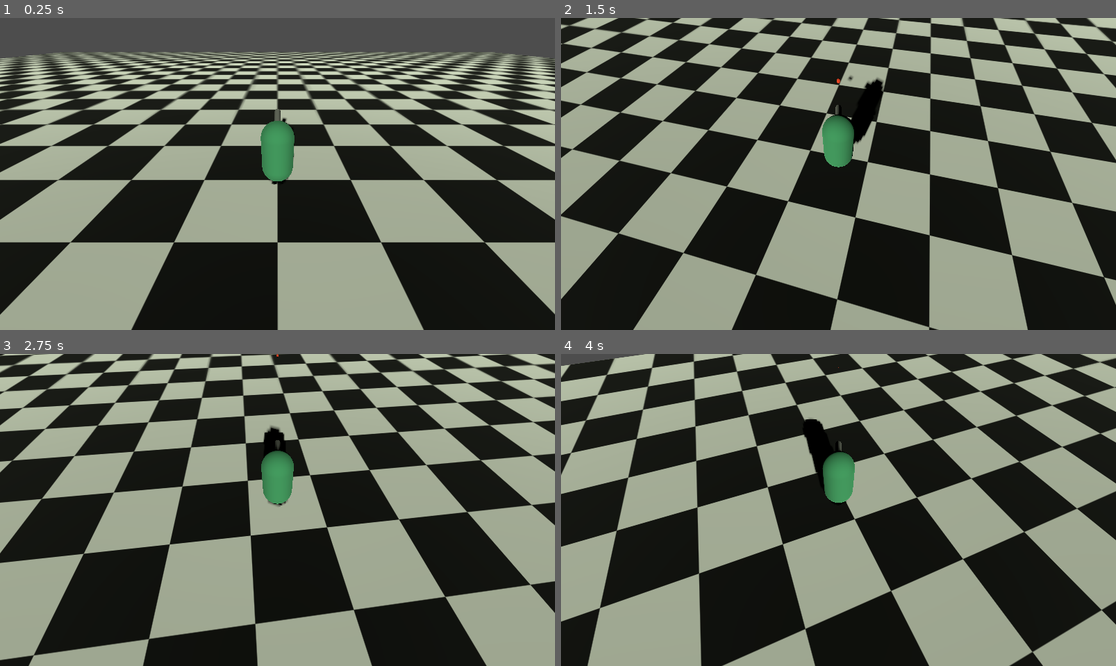
Above: before the commit, frames 1-4 (two rows, left to right).
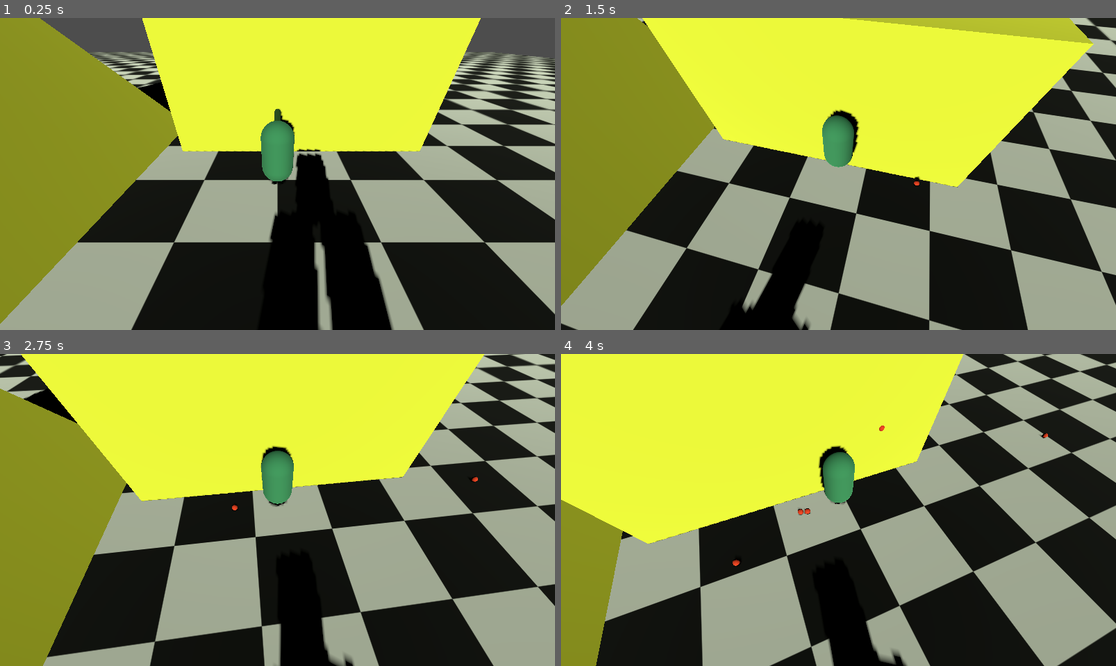
Above: after the commit, the same moments.

Repository: franciszekwojnowicz/simple-battlefield-simulator
Game: Godot game, scene res://content/main.tscn
Two runs of this game, one before a commit and one after it. Both use one fixed random seed, a clock stepped at 60 frames per second and the inputs below.
Inputs (mouse positions are in pixels of both pictures, inside the frame that each line leads up to):
- Up to frame 1 (0.25 s): no input
- Up to frame 2 (1.5 s): move the mouse to (866, 174) at 0.52 s; hold Up (move_forward) from 0.53 s (still down); click (866, 174) at 0.6 s; tap Space (jump) at 0.77 s; move the mouse to (810, 174) at 1.27 s; click (810, 174) at 1.35 s
- Up to frame 3 (2.75 s): keep holding Up (move_forward); tap Space (jump) at 1.52 s; move the mouse to (288, 503) at 2.02 s; click (288, 503) at 2.1 s
- Up to frame 4 (4 s): keep holding Up (move_forward); move the mouse to (832, 516) at 2.77 s; click (832, 516) at 2.85 s; tap Space (jump) at 3.02, 3.77 s; move the mouse to (877, 513) at 3.52 s; click (877, 513) at 3.6 s

The runs differ from the first frame. In frame 1, 45% of the frame differs, in the area x 0-87%, y 0-100%; in frame 2, 95%, in the area x 0-100%, y 0-100%; in frame 3, 49%; in frame 4, 89%.

Commit message:
feat: demo test scene

Diff:
--- a/content/items/bullet.gd
+++ b/content/items/bullet.gd
@@ -5,3 +5,10 @@
 
 func _ready():
 	linear_velocity = direction * speed
+	await get_tree().create_timer(15).timeout
+	continuous_cd = true
+	queue_free()
+
+func _physics_process(delta: float) -> void:
+	if linear_velocity.length() > 0:
+		look_at(global_transform.origin + linear_velocity, Vector3.UP)
--- a/content/items/bullet.tscn
+++ b/content/items/bullet.tscn
@@ -3,6 +3,7 @@
 [ext_resource type="Script" uid="uid://cu7bc5lr7o6dy" path="res://content/items/bullet.gd" id="1_wj5yo"]
 
 [sub_resource type="SphereShape3D" id="SphereShape3D_dt4gv"]
+margin = 0.02
 radius = 0.1
 
 [sub_resource type="StandardMaterial3D" id="StandardMaterial3D_wj5yo"]
@@ -16,6 +17,7 @@
 [node name="Bullet" type="RigidBody3D"]
 collision_layer = 2
 collision_mask = 2
+input_ray_pickable = false
 mass = 0.386
 script = ExtResource("1_wj5yo")
 speed = 30.0
--- a/content/items/cannon.tscn
+++ b/content/items/cannon.tscn
@@ -1,6 +1,10 @@
-[gd_scene load_steps=2 format=3 uid="uid://0r5x1oeoxato"]
+[gd_scene load_steps=3 format=3 uid="uid://0r5x1oeoxato"]
+
+[sub_resource type="StandardMaterial3D" id="StandardMaterial3D_6qbfq"]
+albedo_color = Color(0.19088918, 0.37845868, 0.14423311, 1)
 
 [sub_resource type="CylinderMesh" id="CylinderMesh_6qbfq"]
+material = SubResource("StandardMaterial3D_6qbfq")
 top_radius = 0.1
 bottom_radius = 0.1
 height = 1.5
--- a/content/main.tscn
+++ b/content/main.tscn
@@ -1,8 +1,10 @@
-[gd_scene load_steps=7 format=3 uid="uid://dfmad6lf0cfnh"]
+[gd_scene load_steps=9 format=3 uid="uid://dfmad6lf0cfnh"]
 
 [ext_resource type="Script" uid="uid://ch5xha7t6chia" path="res://content/main.gd" id="1_cc6s6"]
 [ext_resource type="PackedScene" uid="uid://cq4wu0fq0jen8" path="res://content/player_demo.tscn" id="1_yqvsc"]
 [ext_resource type="Texture2D" uid="uid://cj3mu83fv820" path="res://assets/textures/board.png" id="4_3sd65"]
+[ext_resource type="PackedScene" uid="uid://dqrgial2qqpwq" path="res://content/meshes/solide_cube.tscn" id="4_k03jb"]
+[ext_resource type="PackedScene" uid="uid://cj0xuq1oqxtb1" path="res://content/meshes/rigid_cube.tscn" id="5_k03jb"]
 
 [sub_resource type="StandardMaterial3D" id="StandardMaterial3D_k03jb"]
 albedo_texture = ExtResource("4_3sd65")
@@ -35,3 +37,44 @@
 transform = Transform3D(0.97585917, 0.20248428, -0.08184745, -0.163072, 0.9248273, 0.3436597, 0.14528044, -0.32201645, 0.9355207, 0, 4.0627184, 5.6522913)
 light_color = Color(0.94937617, 1, 0.8717683, 1)
 shadow_enabled = true
+
+[node name="Meshes" type="Node3D" parent="."]
+
+[node name="SolideCube" parent="Meshes" instance=ExtResource("4_k03jb")]
+transform = Transform3D(10, 0, 0, 0, 10, 0, 0, 0, 10, 1, 0, -7)
+
+[node name="SolideCube2" parent="Meshes" instance=ExtResource("4_k03jb")]
+transform = Transform3D(10, 0, 0, 0, 1, 0, 0, 0, 1, 0, 0, 7.003827)
+
+[node name="SolideCube3" parent="Meshes" instance=ExtResource("4_k03jb")]
+transform = Transform3D(6.7821093, -7.3486724, 0, 7.3486724, 6.7821093, 0, 0, 0, 10, -10.743168, -1.3546352, 0)
+
+[node name="RigidCube" parent="Meshes" instance=ExtResource("5_k03jb")]
+transform = Transform3D(1, 0, 0, 0, 1, 0, 0, 0, 1, 2.1695237, 1, 11.628122)
+
+[node name="RigidCube2" parent="Meshes" instance=ExtResource("5_k03jb")]
+transform = Transform3D(1, 0, 0, 0, 1, 0, 0, 0, 1, 0.7792864, 1, 11.628122)
+
+[node name="RigidCube3" parent="Meshes" instance=ExtResource("5_k03jb")]
+transform = Transform3D(1, 0, 0, 0, 1, 0, 0, 0, 1, -0.59168506, 1, 11.628122)
+
+[node name="RigidCube4" parent="Meshes" instance=ExtResource("5_k03jb")]
+transform = Transform3D(1, 0, 0, 0, 1, 0, 0, 0, 1, -2.0173278, 1, 11.628122)
+
+[node name="RigidCube5" parent="Meshes" instance=ExtResource("5_k03jb")]
+transform = Transform3D(1, 0, 0, 0, 1, 0, 0, 0, 1, -1.2784785, 2.2080638, 11.628122)
+
+[node name="RigidCube6" parent="Meshes" instance=ExtResource("5_k03jb")]
+transform = Transform3D(1, 0, 0, 0, 1, 0, 0, 0, 1, 0.21671236, 2.2080638, 11.628122)
+
+[node name="RigidCube7" parent="Meshes" instance=ExtResource("5_k03jb")]
+transform = Transform3D(1, 0, 0, 0, 1, 0, 0, 0, 1, 1.4177226, 2.2080638, 11.628122)
+
+[node name="RigidCube8" parent="Meshes" instance=ExtResource("5_k03jb")]
+transform = Transform3D(1, 0, 0, 0, 1, 0, 0, 0, 1, 0.8069099, 3.4429467, 11.628122)
+
+[node name="RigidCube9" parent="Meshes" instance=ExtResource("5_k03jb")]
+transform = Transform3D(1, 0, 0, 0, 1, 0, 0, 0, 1, -0.44029558, 3.4429467, 11.628122)
+
+[node name="RigidCube10" parent="Meshes" instance=ExtResource("5_k03jb")]
+transform = Transform3D(1, 0, 0, 0, 1, 0, 0, 0, 1, 0.15955424, 4.6535397, 11.628122)
--- /dev/null
+++ b/content/meshes/rigid_cube.tscn
@@ -0,0 +1,19 @@
+[gd_scene load_steps=4 format=3 uid="uid://cj0xuq1oqxtb1"]
+
+[sub_resource type="BoxShape3D" id="BoxShape3D_1tyql"]
+
+[sub_resource type="StandardMaterial3D" id="StandardMaterial3D_xsl3r"]
+albedo_color = Color(1, 0.5529412, 0.32941177, 1)
+
+[sub_resource type="BoxMesh" id="BoxMesh_at5ln"]
+material = SubResource("StandardMaterial3D_xsl3r")
+
+[node name="RigidCube" type="RigidBody3D"]
+collision_layer = 3
+collision_mask = 3
+
+[node name="CollisionShape3D" type="CollisionShape3D" parent="."]
+shape = SubResource("BoxShape3D_1tyql")
+
+[node name="MeshInstance3D" type="MeshInstance3D" parent="."]
+mesh = SubResource("BoxMesh_at5ln")
--- /dev/null
+++ b/content/meshes/solide_cube.tscn
@@ -0,0 +1,19 @@
+[gd_scene load_steps=4 format=3 uid="uid://dqrgial2qqpwq"]
+
+[sub_resource type="BoxShape3D" id="BoxShape3D_8qn0y"]
+
+[sub_resource type="StandardMaterial3D" id="StandardMaterial3D_ai6nb"]
+albedo_color = Color(1, 1, 0.2509804, 1)
+
+[sub_resource type="BoxMesh" id="BoxMesh_xt5cf"]
+material = SubResource("StandardMaterial3D_ai6nb")
+
+[node name="SolideCube" type="StaticBody3D"]
+collision_layer = 3
+collision_mask = 3
+
+[node name="CollisionShape3D" type="CollisionShape3D" parent="."]
+shape = SubResource("BoxShape3D_8qn0y")
+
+[node name="MeshInstance3D" type="MeshInstance3D" parent="."]
+mesh = SubResource("BoxMesh_xt5cf")
--- a/content/player_demo.gd
+++ b/content/player_demo.gd
@@ -84,5 +84,5 @@
 	# Assign your direction
 	shoot_dir = - cannon.global_position + point.global_position
 	bullet.direction = shoot_dir.normalized()
-	add_child(bullet)
+	get_tree().root.add_child(bullet)
 	bullet.global_position=point.global_position
